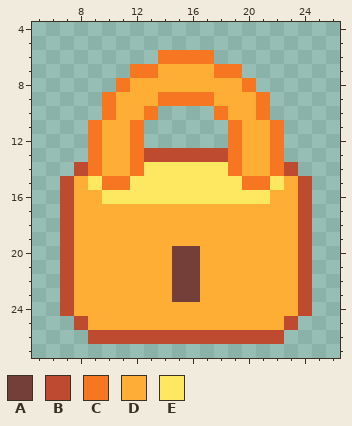
A pixel-art file gets an edit: assets/textures/lock.aseprite. The picture above is the old version.
32x32 pixels, 1 frame. Shown: x 5..26, y 4..27.
Palette (. is transparent): A #743f39  B #be4a2f  C #f77622  D #feae34  E #fee761
Pixels before, first column x 7:
 6 .......CCCC.......
 7 .....CCDDDDCC.....
 8 ....CDDDDDDDDC....
 9 ...CDDDCCCCDDDC...
10 ...CDDC....CDDC...
11 ..CDDC......CDDC..
12 ..CDDC......CDDC..
13 ..CDDCBBBBBBCDDC..
14 .BCDDCEEEEEECDDCB.
15 BDECCEEEEEEEECCEDB
16 BDDEEEEEEEEEEEEDDB
17 BDDDDDDDDDDDDDDDDB
18 BDDDDDDDDDDDDDDDDB
19 BDDDDDDDDDDDDDDDDB
20 BDDDDDDDAADDDDDDDB
21 BDDDDDDDAADDDDDDDB
22 BDDDDDDDAADDDDDDDB
23 BDDDDDDDAADDDDDDDB
24 BDDDDDDDDDDDDDDDDB
25 .BDDDDDDDDDDDDDDB.
26 ..BBBBBBBBBBBBBB..
Now the later version:
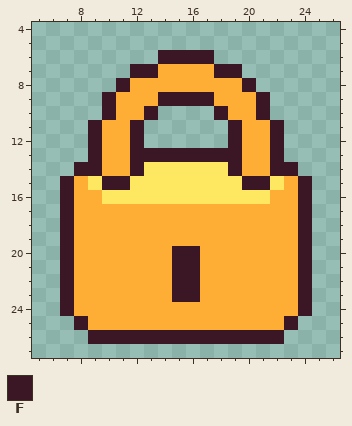
Colours new in this view: F #3b1725
Difference:
Changed rows in their new state; - is an unchanged pixel.
first column x 7:
 6 -------FFFF-------
 7 -----FF----FF-----
 8 ----F--------F----
 9 ---F---FFFF---F---
10 ---F--F----F--F---
11 --F--F------F--F--
12 --F--F------F--F--
13 --F--FFFFFFFF--F--
14 -FF--F------F--FF-
15 F--FF--------FF--F
16 F----------------F
17 F----------------F
18 F----------------F
19 F----------------F
20 F-------FF-------F
21 F-------FF-------F
22 F-------FF-------F
23 F-------FF-------F
24 F----------------F
25 -F--------------F-
26 --FFFFFFFFFFFFFF--
